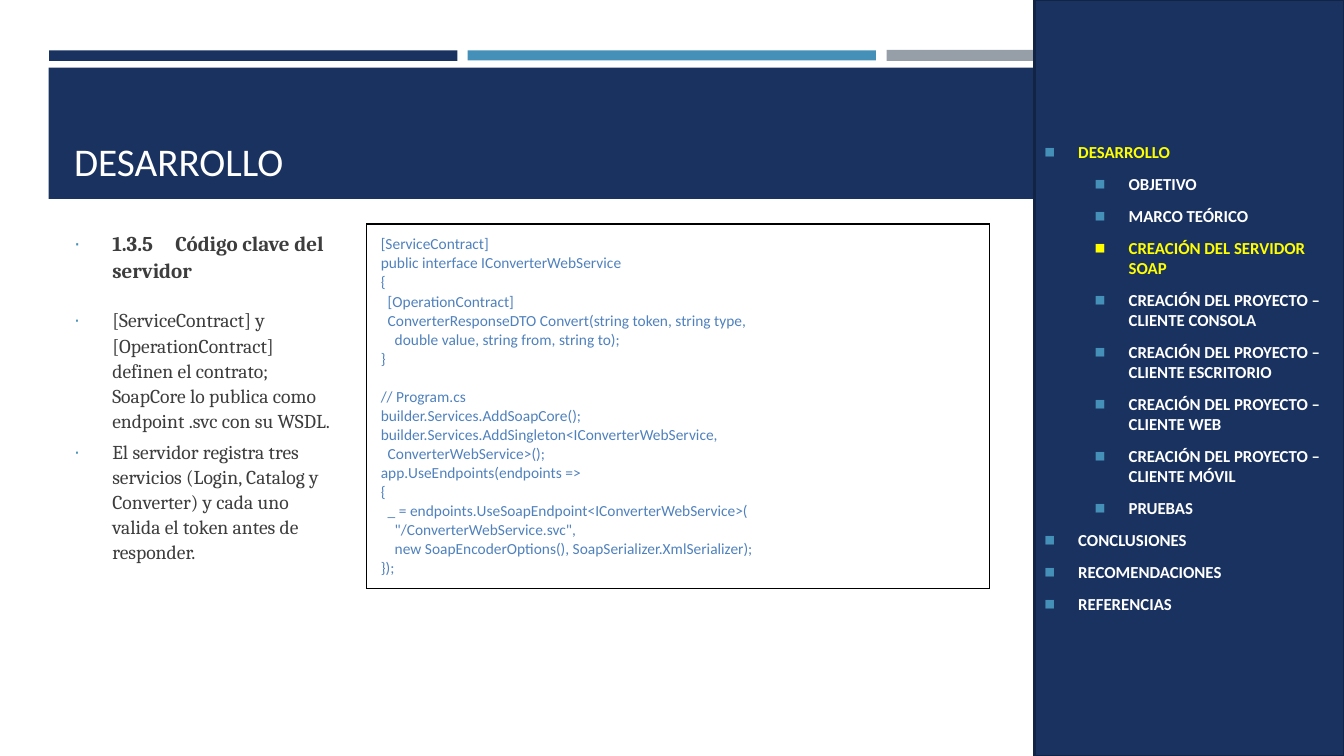
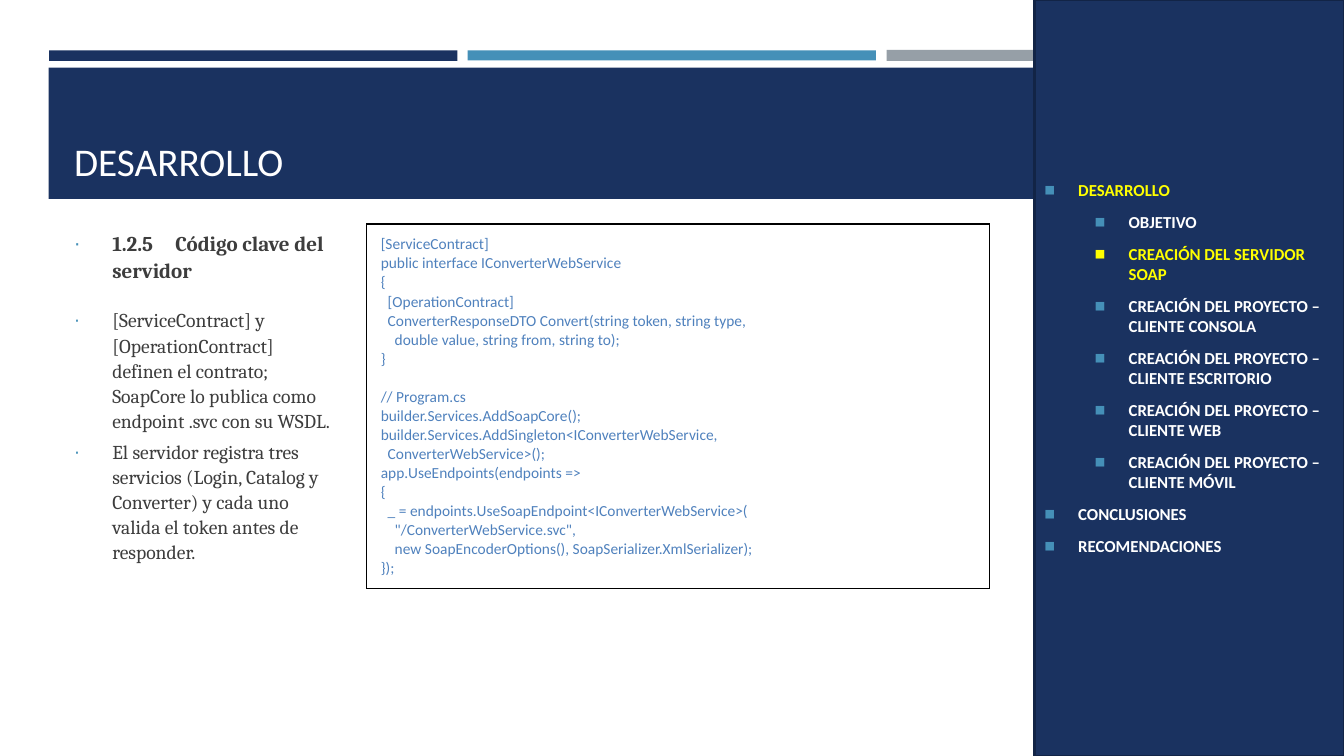
Before and after one commit to IMarcusDev/TI.1.2.-PAO202651_SOAP_DOTNET_SINBDD_NRC_36883_GR04, a slide deck: slide 8 of 05. DOCUMENTACION/PRESENTACION TI.1.2. SOAP sin BDD en DOTNET GR4.pptx (slide 12 before the commit). Drawn at 1344x756 pixels with LibreOffice and Linux fonts; fonts in the diff are those of the drawing. Boxes give left, top, right and bottom in pixels: in the first picture for what was removed or moved away, otherwise in the second. Text is boxed around its words. In the diff, an @@ line names an element or a change of style, - is before the commit and + after.

```diff
--- a/05. DOCUMENTACION/PRESENTACION TI.1.2. SOAP sin BDD en DOTNET GR4.pptx
+++ b/05. DOCUMENTACION/PRESENTACION TI.1.2. SOAP sin BDD en DOTNET GR4.pptx
@@ text in rectangle at [1129, 209, 1249, 222]: paragraph removed @@
-  ◼ MARCO TEÓRICO
@@ text at [112, 236, 323, 278]: text changed @@
-∙ 1.3.5 Código clave del servidor
+∙ 1.2.5 Código clave del servidor
@@ text in rectangle at [1129, 503, 1193, 514]: paragraph removed @@
-  ◼ PRUEBAS
@@ text in rectangle at [1078, 599, 1172, 610]: paragraph removed @@
-◼ REFERENCIAS
```
Also in this commit, not shown: 21 other slides changed, 7 slides removed.
